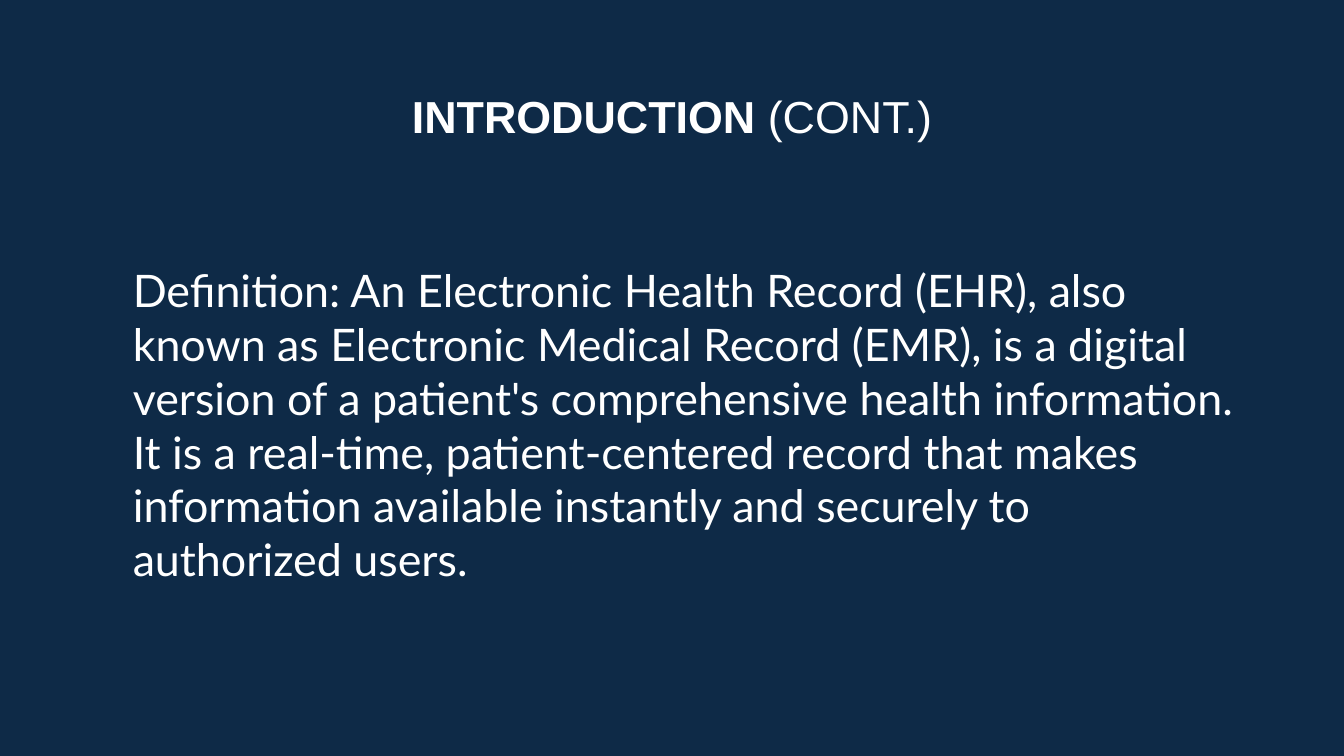
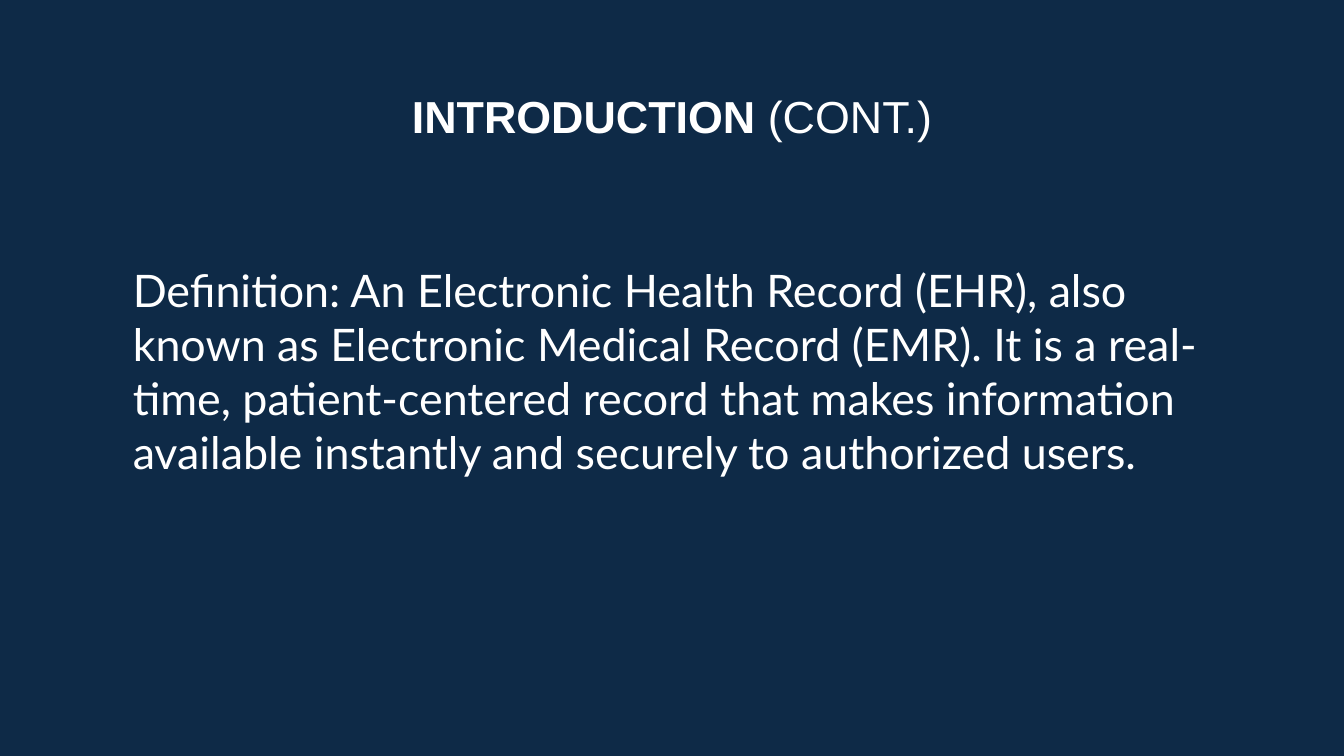
Before and after one commit to ayman-adas/EHR, a slide deck: slide 3 of EHRo.pptx. Drawn at 1344x756 pixels with LibreOffice and Linux fonts; fonts in the diff are those of the drawing. Boxes give left, top, right and bottom in pixels: in the first picture for what was removed or moved away, otherwise in the second. Text is boxed around its words. In the diff, an @@ line names an element or a change of style, - is before the commit and + after.

```diff
--- a/EHRo.pptx
+++ b/EHRo.pptx
@@ text at [133, 272, 1197, 477]: text changed @@
-Definition: An Electronic Health Record (EHR), also known as Electronic Medical Record (EMR), is a digital version of a patient's comprehensive health information. It is a real-time, patient-centered record that makes information available instantly and securely to authorized users.
+Definition: An Electronic Health Record (EHR), also known as Electronic Medical Record (EMR). It is a real-time, patient-centered record that makes information available instantly and securely to authorized users.
```
Also in this commit, not shown: 5 other slides changed, 1 slide added.
